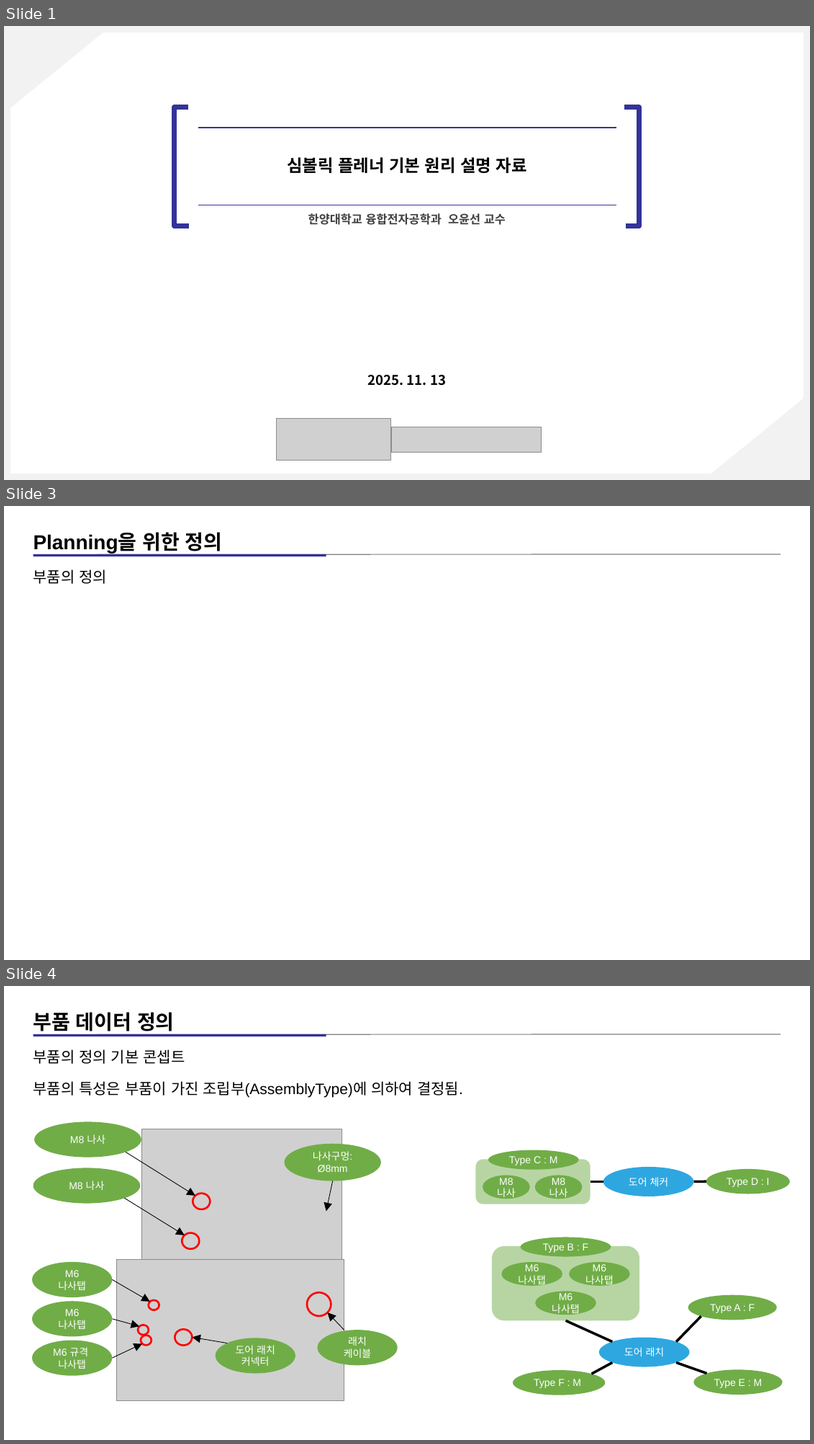
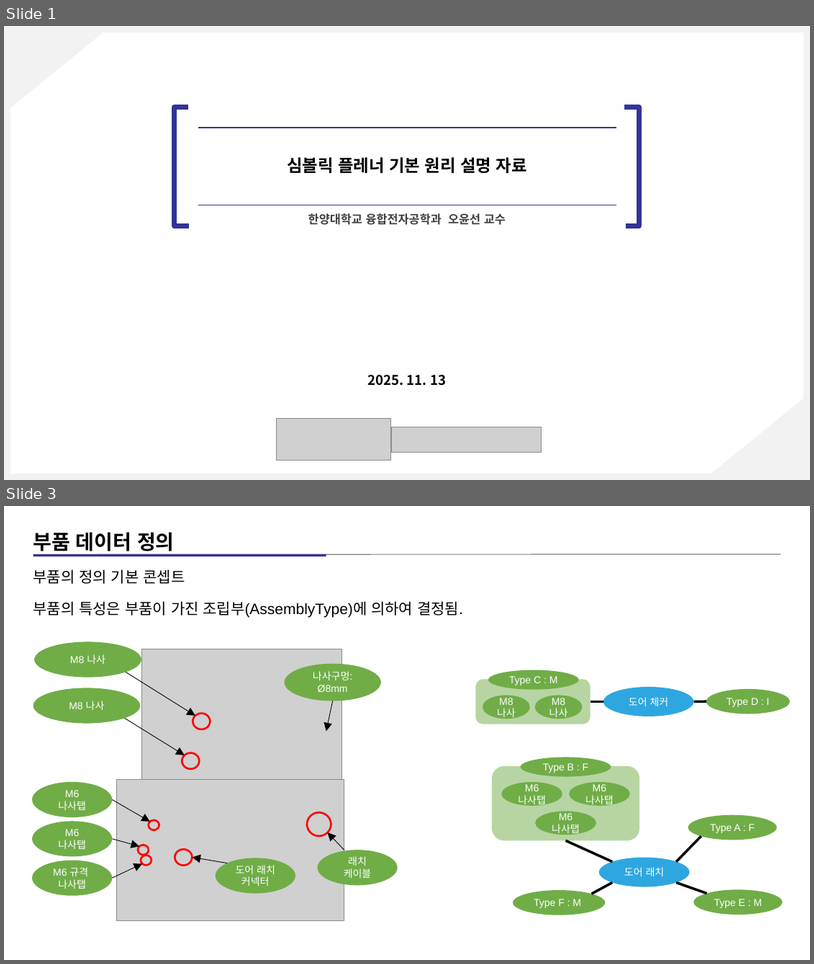
Before and after one commit to kimz1121/test, a slide deck: 현대차 심볼릭 플레너 예시 설명 자료_00.pptx. Shown one above the other, each under a label of ours: slides 1, 3 and 4 before the commit, slides 1 and 3 after it; the slides between them are not shown. The pictures are 814x1444 and 814x964 pixels, drawn with LibreOffice and Linux fonts; fonts in the diff are those of the drawing; grey boxes stand for pictures. Boxes give left, top, right and bottom in pixels: in the first picture for what was removed or moved away, otherwise in the second. Text is boxed around its words. In the diff, an @@ line names an element or a change of style, - is before the commit and + after.

```diff
--- a/현대차 심볼릭 플레너 예시 설명 자료_00.pptx
+++ b/현대차 심볼릭 플레너 예시 설명 자료_00.pptx
@@ slide 3 removed at (4, 506, 810, 960), background #FFFFFF @@
@@ text removed at (34, 532, 223, 555) @@
-Planning을 위한 정의
@@ line removed from (33, 554) to (782, 554) @@
@@ rectangle removed at (33, 554, 327, 557) @@
@@ text removed at (33, 569, 107, 584) @@
-부품의 정의
@@ what was slide 4 is now slide 3 @@
```
Also in this commit, not shown: 3 slides changed, 3 other slides removed.
